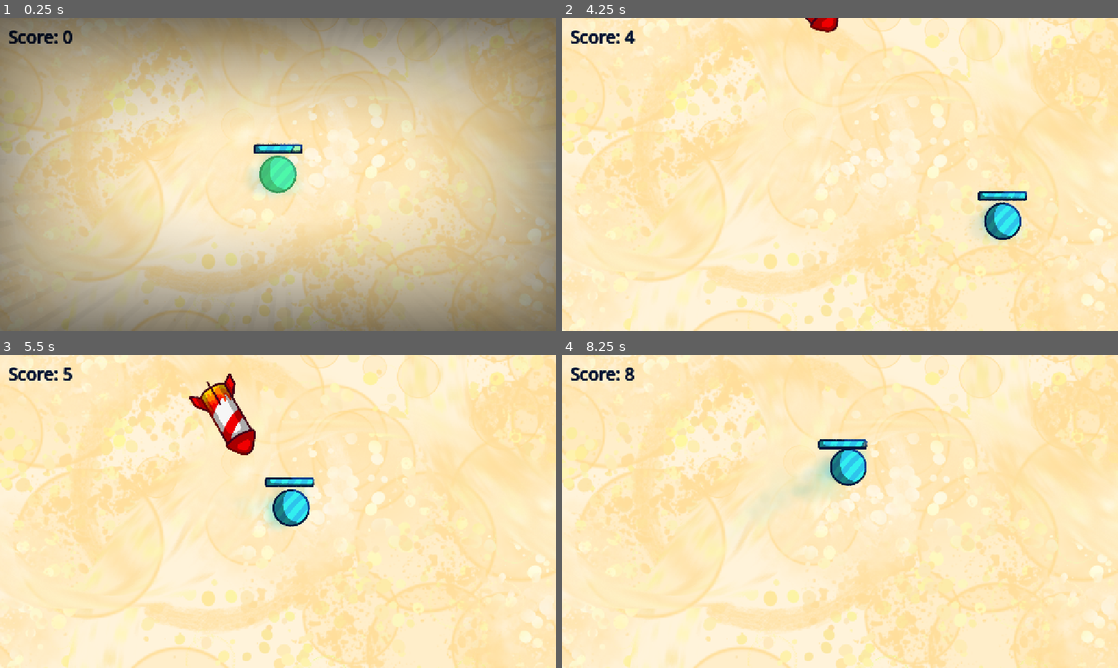
Above: before the commit, frames 1-4 (two rows, left to right).
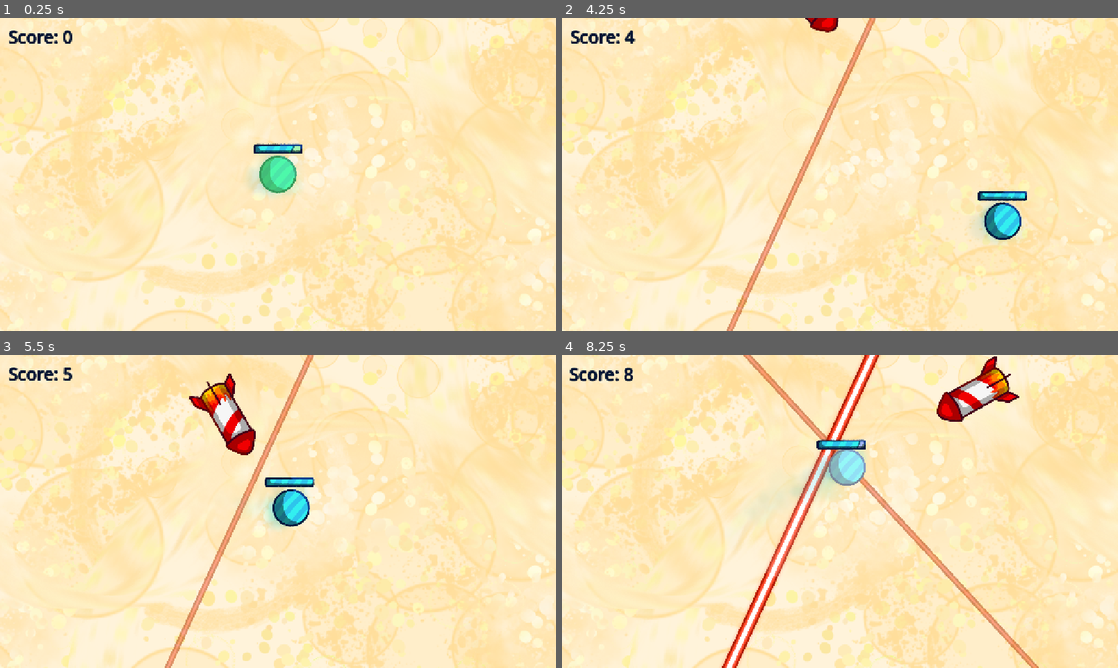
Above: after the commit, the same moments.

Repository: onebobtwobobredbobbluebob/dot-dodge-game
Game: Godot game, scene res://main/main.tscn
Two runs of this game, one before a commit and one after it. Both use one fixed random seed, a clock stepped at 60 frames per second and the inputs below.
Inputs (mouse positions are in pixels of both pictures, inside the frame that each line leads up to):
- Up to frame 1 (0.25 s): no input
- Up to frame 2 (4.25 s): tap Enter at 0.5 s; move the mouse to (962, 158) at 0.52 s; hold Right 0.53-1.28 s; tap Alt at 0.6, 2.1, 3.6 s; click (962, 158) at 0.67 s; move the mouse to (728, 190) at 1.27 s; hold Down 1.28-2.03 s; tap Shift at 1.35, 2.85 s; move the mouse to (895, 105) at 2.02 s; hold Right 2.03-2.78 s; move the mouse to (812, 237) at 2.77 s; hold Up 2.78-3.53 s; click (812, 237) at 2.92 s; move the mouse to (1006, 221) at 3.52 s; hold Left from 3.53 s (still down)
- Up to frame 3 (5.5 s): move the mouse to (111, 464) at 4.27 s; tap Shift at 4.35 s; move the mouse to (305, 511) at 5.02 s; release Left at 5.03 s; hold Down from 5.03 s (still down); tap Alt at 5.1 s; click (305, 511) at 5.17 s
- Up to frame 4 (8.25 s): move the mouse to (756, 433) at 5.77 s; release Down at 5.78 s; hold Right 5.78-6.53 s; tap Shift at 5.85, 7.35 s; move the mouse to (962, 495) at 6.52 s; hold Up 6.53-7.28 s; tap Alt at 6.6, 8.1 s; move the mouse to (728, 527) at 7.27 s; hold Right 7.28-8.03 s; click (728, 527) at 7.42 s; move the mouse to (895, 442) at 8.02 s; hold Down from 8.03 s (still down)

The runs differ from the first frame. In frame 1, 71% of the frame differs, in the area x 0-100%, y 0-100%; in frame 2, 1.2%; in frame 3, 1.2%; in frame 4, 8.2%.

Commit message:
started adding lasers

Diff:
--- /dev/null
+++ b/enemies/laser.gd
@@ -0,0 +1,42 @@
+extends Area2D
+
+class_name Laser
+var timer: float
+var damage_cooldown: float = 0
+var flash: float = 0
+
+func _ready() -> void:
+	position.x = randf_range(-GameState.CENTER.x * 0.3, GameState.CENTER.x * 0.3)
+	position.y = randf_range(-GameState.CENTER.y * 0.3, GameState.CENTER.y * 0.3)
+	rotation_degrees = randf_range(0, 360)
+
+func _physics_process(delta: float) -> void:
+	if abs(position.x) > (GameState.CENTER.x + 100):
+		#print("dedx")
+		queue_free()
+	if abs(position.y) > (GameState.CENTER.y + 100):
+		#print("dedy")
+		queue_free()
+
+	if timer < 2:
+		$Sprite2D.frame = 2
+		modulate.a = 0.5
+	elif timer < 5:
+		$Sprite2D.frame = 0
+		modulate.a = 1
+		if get_overlapping_bodies().has(GameState.player):
+			if damage_cooldown < 0:
+				GameState.player.get_hit(2, 0.7)
+				if GameState.camera.shake < 30:
+					GameState.camera.shake += 3
+				damage_cooldown = 0.07
+				flash = 0.3
+		damage_cooldown -= delta
+	else:
+		$Sprite2D.frame = 1
+		modulate.a -= delta
+		if modulate.a <= 0:
+			queue_free()
+	flash = lerp(flash, 0.0, 1 - pow(0.000005, delta))
+	$Sprite2D/WhiteOverlay.modulate.a = flash
+	timer += delta
--- /dev/null
+++ b/enemies/laser.tscn
@@ -0,0 +1,27 @@
+[gd_scene format=3 uid="uid://d1ulw7nutlcgd"]
+
+[ext_resource type="Script" uid="uid://bfms3xgovmeok" path="res://enemies/laser.gd" id="1_tjo3h"]
+[ext_resource type="Texture2D" uid="uid://d1581nyv7y1qq" path="res://assets/laser_big.png" id="2_5wnsh"]
+[ext_resource type="Texture2D" uid="uid://bgnjmqhaewv03" path="res://assets/white_overlay.png" id="3_nado5"]
+
+[sub_resource type="RectangleShape2D" id="RectangleShape2D_d5n2w"]
+size = Vector2(3000, 30)
+
+[node name="Saw" type="Area2D" unique_id=776619708]
+script = ExtResource("1_tjo3h")
+
+[node name="Sprite2D" type="Sprite2D" parent="." unique_id=1962454380]
+clip_children = 2
+scale = Vector2(0.5, 0.5)
+texture = ExtResource("2_5wnsh")
+vframes = 3
+frame = 2
+
+[node name="WhiteOverlay" type="Sprite2D" parent="Sprite2D" unique_id=2099814254]
+modulate = Color(1, 1, 1, 0)
+scale = Vector2(3.3888888, 3.0666666)
+texture = ExtResource("3_nado5")
+
+[node name="CollisionShape2D" type="CollisionShape2D" parent="." unique_id=1951337750]
+position = Vector2(0, 1)
+shape = SubResource("RectangleShape2D_d5n2w")
--- a/enemies/saw.tscn
+++ b/enemies/saw.tscn
@@ -1,19 +1,20 @@
 [gd_scene format=3 uid="uid://hvx68dliwpai"]
 
-[ext_resource type="Script" uid="uid://d4bp1haii237v" path="res://enemies/saw.gd" id="1_u376h"]
-[ext_resource type="Texture2D" uid="uid://dc331s1mykoa" path="res://assets/saw.png" id="2_u376h"]
+[ext_resource type="Script" uid="uid://bfms3xgovmeok" path="res://enemies/laser.gd" id="1_vssgt"]
+[ext_resource type="Texture2D" uid="uid://d1581nyv7y1qq" path="res://assets/laser_big.png" id="2_nhm2y"]
 [ext_resource type="Texture2D" uid="uid://bgnjmqhaewv03" path="res://assets/white_overlay.png" id="3_vssgt"]
 
-[sub_resource type="CircleShape2D" id="CircleShape2D_d5n2w"]
-radius = 87.005745
+[sub_resource type="RectangleShape2D" id="RectangleShape2D_ce06v"]
+size = Vector2(3000, 30)
 
-[node name="Saw" type="Area2D" unique_id=776619708]
-script = ExtResource("1_u376h")
+[node name="Laser" type="Area2D" unique_id=776619708]
+script = ExtResource("1_vssgt")
 
 [node name="Sprite2D" type="Sprite2D" parent="." unique_id=1962454380]
 clip_children = 2
 scale = Vector2(0.5, 0.5)
-texture = ExtResource("2_u376h")
+texture = ExtResource("2_nhm2y")
+vframes = 3
 
 [node name="WhiteOverlay" type="Sprite2D" parent="Sprite2D" unique_id=2099814254]
 modulate = Color(1, 1, 1, 0)
@@ -21,4 +22,5 @@
 texture = ExtResource("3_vssgt")
 
 [node name="CollisionShape2D" type="CollisionShape2D" parent="." unique_id=1951337750]
-shape = SubResource("CircleShape2D_d5n2w")
+position = Vector2(0, 1)
+shape = SubResource("RectangleShape2D_ce06v")
--- a/world/world.gd
+++ b/world/world.gd
@@ -3,6 +3,8 @@
 const ROCKET = preload("uid://bjiycc2ry3noy")
 const SAW = preload("uid://hvx68dliwpai")
 const HEAL = preload("uid://bb25hrqjtx7yw")
+const LASER = preload("uid://d1ulw7nutlcgd")
+
 
 var timer: float = 0
 var timer2: float = 0
@@ -14,6 +16,7 @@
 func _process(delta: float) -> void:
 	if timer > goal:
 		add_item(ROCKET, round(randf_range(1, 1 + (GameState.timer / 40))))
+		add_item(LASER, round(randf_range(1, 1 + (GameState.timer / 40))))
 		goal = randf_range(2 / (1 + (GameState.timer / 20)), 7 / (1 + (GameState.timer / 40)))
 		timer = 0
 
--- a/world/world.tscn
+++ b/world/world.tscn
@@ -18,6 +18,8 @@
 texture = ExtResource("2_h5o24")
 
 [node name="Enemies" type="Node2D" parent="." unique_id=565335497]
+
+[node name="Enemies2" type="Node2D" parent="." unique_id=18314902]
 
 [node name="Player" parent="." unique_id=759726213 instance=ExtResource("1_6xmxd")]
 
@@ -45,7 +47,7 @@
 transform = Transform2D(1, 0, 0, 1, 640, 360)
 
 [node name="Vignette" type="Sprite2D" parent="CanvasLayer" unique_id=81844700]
-modulate = Color(0, 0, 0, 1)
+modulate = Color(0, 0, 0, 0)
 texture = ExtResource("8_ai45w")
 script = ExtResource("8_4papg")
 
Binary file added: assets/laser_activated.png
Not shown, added: assets/laser_activated.png.import
Binary file added: assets/laser_activated_big.png
Not shown, added: assets/laser_activated_big.png.import
Binary file added: assets/laser_big.png
Not shown, added: assets/laser_big.png.import
Binary file added: assets/laser_particles.png
Not shown, added: assets/laser_particles.png.import
Binary file added: assets/laser_particles_big.png
Not shown, added: assets/laser_particles_big.png.import
Binary file added: assets/laser_telegraph.png
Not shown, added: assets/laser_telegraph.png.import
(and 3 more such lines)
